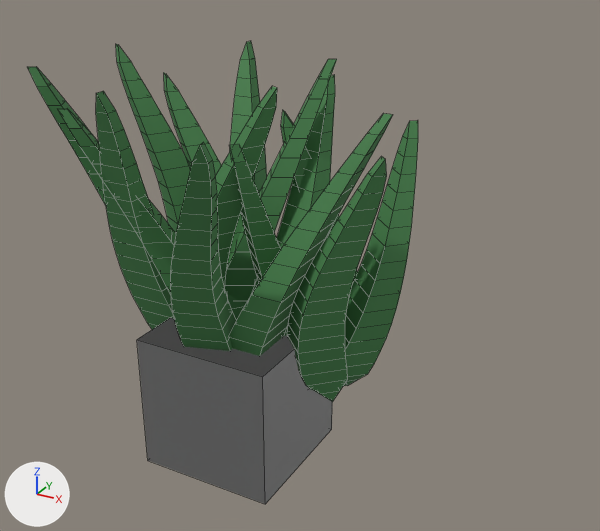
One commit to the FBX model exports/roblox_fbx_2026-05-15/Kelp3_LOD0_roblox.fbx: the scene before it, then after it.
The view is the same before and after, from a camera (50 mm lens) standing at (5.77, -8.69, 6.49) and looking at (0.85, 0.25, 2.02). The lights are fixed; the arrows at lower left show +X, +Y and +Z. The first picture is the older version. Mesh edges are drawn as thin lines. Where no turn or scale is listed for an object, it has been applied to the vertices.

Names of what the first picture shows: '1_Stud_Cube', 'Kelp_GreenMat' and 1 more.
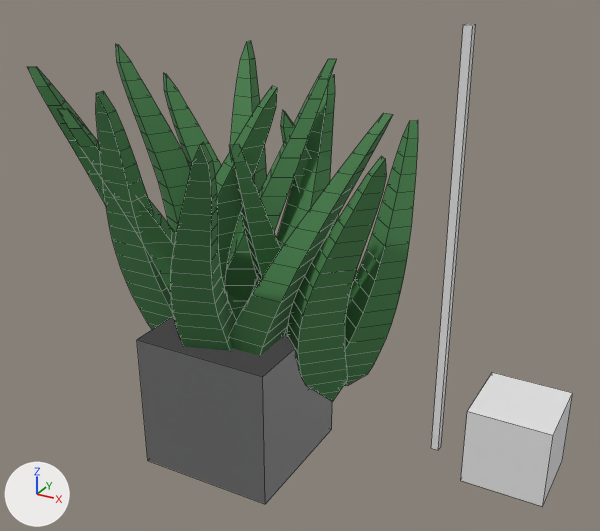
Changed parts and their boxes (x1, y1, x2, y2) in the pictures (600 x 531 px):
'1_Stud_Cube', moved, rescaled: before (137, 318, 332, 504); after (461, 372, 573, 507)
'5.3_Stud_Height_Ruler', moved, rescaled (not visible before): after (431, 24, 476, 450)
'Ref_RightUpperArm', unchanged, uncovered by the edit: after (137, 318, 332, 504)

The edits, one by one:
me_5_3_stud_height_ruler is used by ob_5_3_stud_height_ruler; location (0.0, 0.0, 0.0).
me_5_3_stud_height_ruler had 8 vertices, 6 faces and spanned x -1.0..1.0, y -1.0..1.0, z -1.0..1.0.
me_5_3_stud_height_ruler now has 8 vertices, 6 faces and spans x -0.05..0.05, y -0.05..0.05, z 0.0..5.3.
me_5_3_stud_height_ruler part 1: the whole mesh is scaled about its middle by (0.05, 0.05, 2.65), then moved by (0.0, 0.0, 2.65).
me_1_stud_cube is used by ob_1_stud_cube; location (0.0, 0.0, 0.0).
me_1_stud_cube had 8 vertices, 6 faces and spanned x -1.0..1.0, y -1.0..1.0, z -1.0..1.0.
me_1_stud_cube now has 8 vertices, 6 faces and spans x -0.5..0.5, y -0.5..0.5, z 0.0..1.0.
me_1_stud_cube part 2: the whole mesh is scaled about its middle by 0.5, then moved by (0.0, 0.0, 0.5).
Object '5.3_Stud_Height_Ruler' (ob_5_3_stud_height_ruler) moves from (0.0, 0.0, 0.0) to (3.0, 0.0, 0.0).
Object '1_Stud_Cube' (ob_1_stud_cube) moves from (0.0, 0.0, 0.0) to (4.0, 0.0, 0.0).
